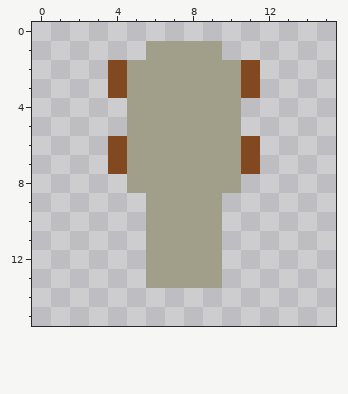
Pixel-art sprite, stored at src/pictures_map/Tower1.png. The picture above was drawn from the file before the commit.
The file is 16x16 pixels. Colours within 5 levels of each other are drawn and written as one.
Once edited:
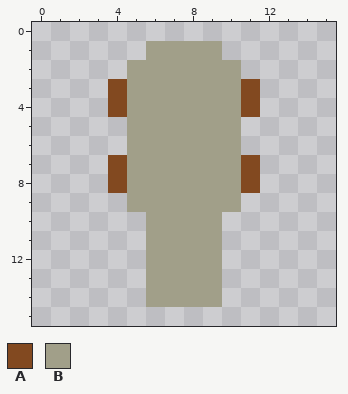
Palette (. is transparent): A #824920  B #a19f89
From old to new:
Colour A is added in row 4 at x 4 and 11; in row 8 at x 4 and 11.
Colour B is added in row 9 at x 5 and 10; in row 14 at x 6 to 9.
The author cleared colour A in row 2 at x 4 and 11; in row 6 at x 4 and 11.
Pixel boxes of the changes (left, top, right, bottom) in both pictures:
changed: (108, 60, 260, 307)
